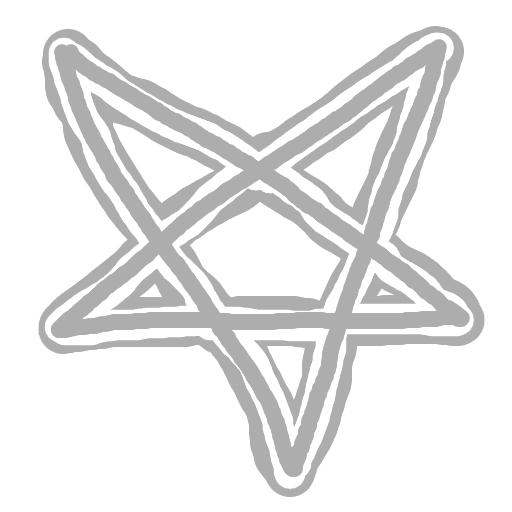
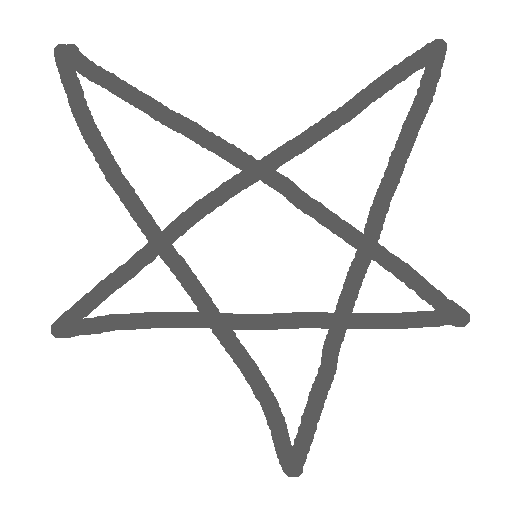
Before/after of a w=512, h=512 layered artwork. What changed in the layer stack:
painted on "BlackSymbol.png" over 51, 39, 470, 477
hid "Layer #1" over 44, 32, 475, 490
hid "Layer" over 38, 26, 485, 497
